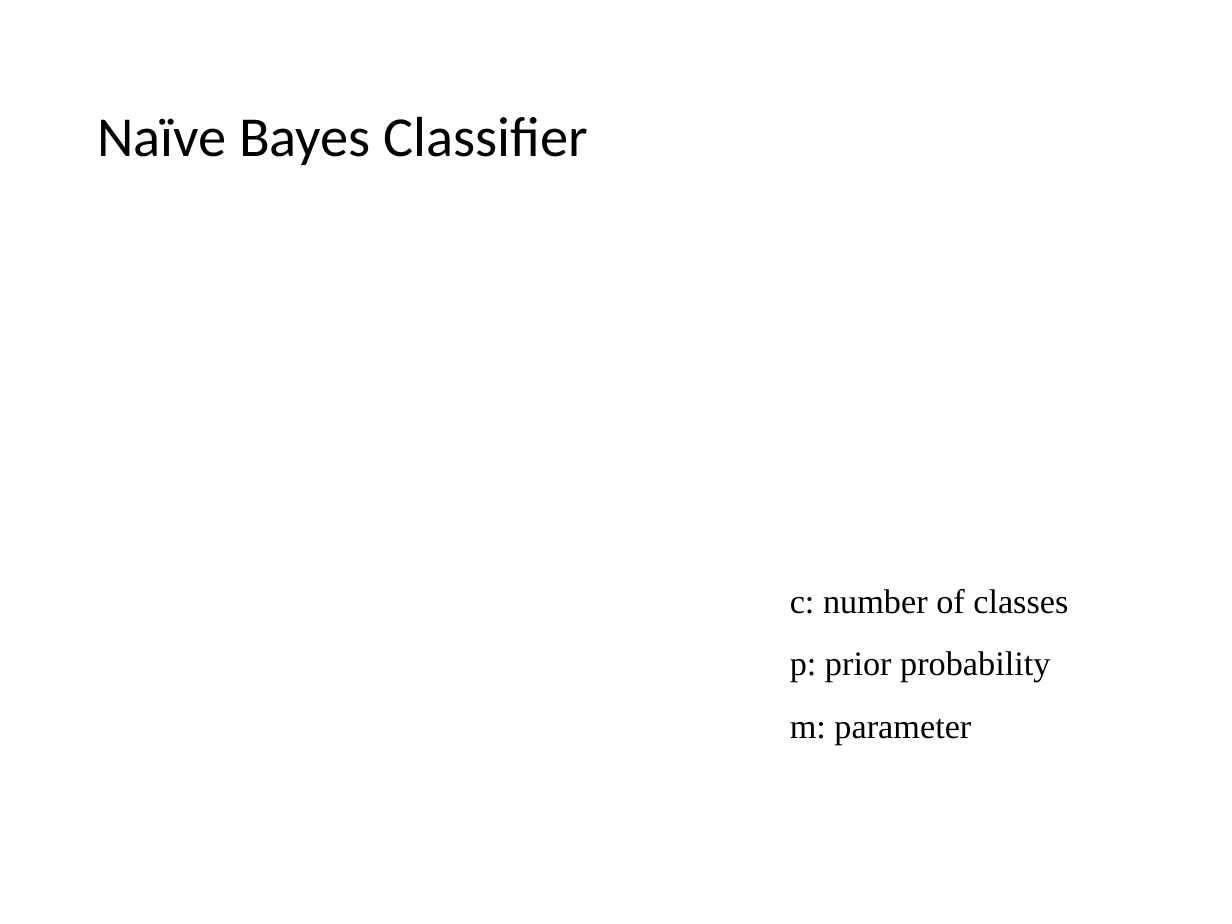
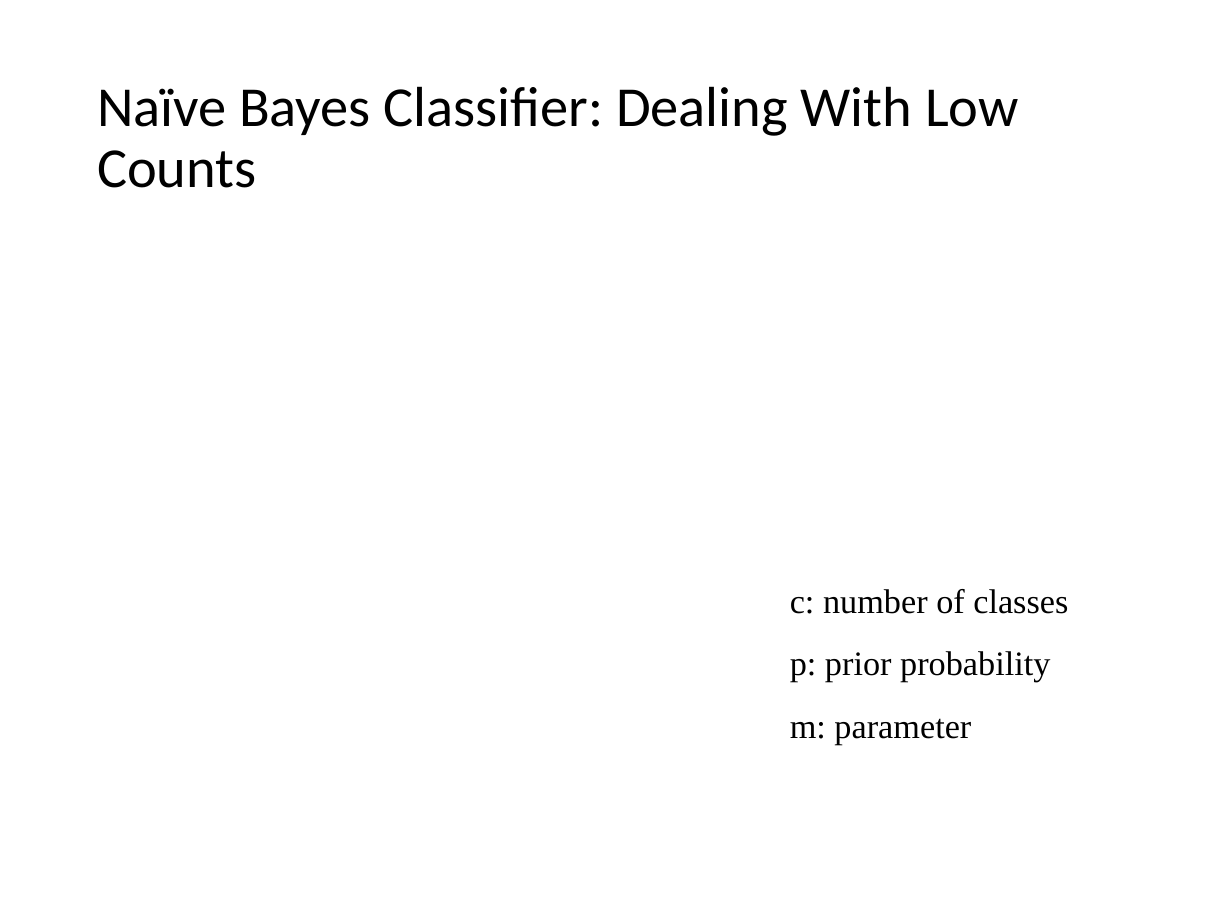
Before and after one commit to mhahsler/Introduction_to_Data_Mining_R_Examples, a slide deck: slide 47 of slides/chap4_alternative_classification.pptx. Drawn at 1232x924 pixels with LibreOffice and Linux fonts; fonts in the diff are those of the drawing; grey boxes stand for pictures; background and template pictures are left out. Boxes give left, top, right and bottom in pixels: in the first picture for what was removed or moved away, otherwise in the second. Text is boxed around its words. In the diff, an @@ line names an element or a change of style, - is before the commit and + after.

```diff
--- a/slides/chap4_alternative_classification.pptx
+++ b/slides/chap4_alternative_classification.pptx
@@ title at <box>97,86,1019,188</box>: text changed @@
-Naïve Bayes Classifier
+Naïve Bayes Classifier: Dealing With Low Counts
```
Also in this commit, not shown: 11 other slides changed, 1 other file.
